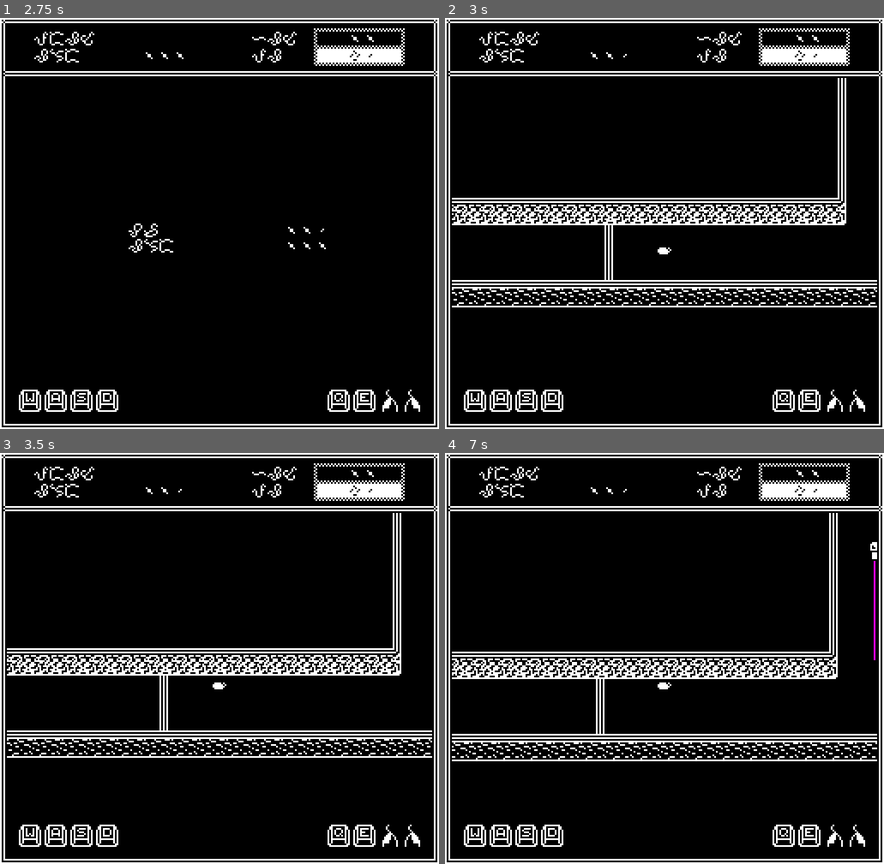
Above: before the commit, frames 1-4 (two rows, left to right).
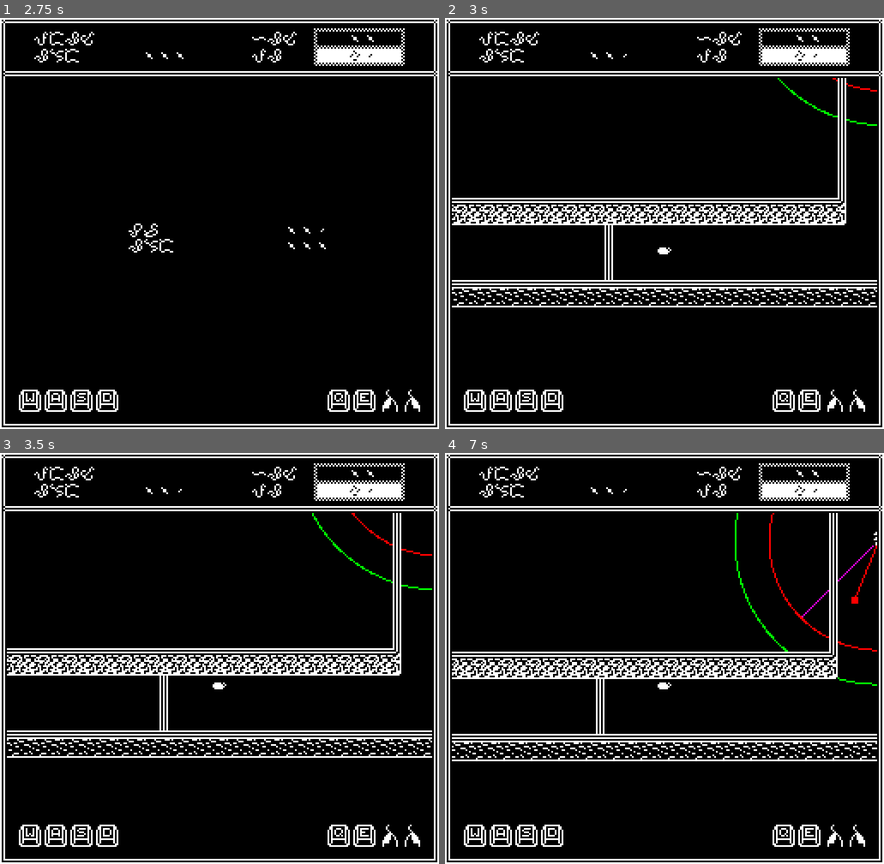
Above: after the commit, the same moments.

Repository: youknowedo/parasito
Game: Godot game, scene res://scenes/Master.tscn
Two runs of this game, one before a commit and one after it. Both use one fixed random seed, a clock stepped at 60 frames per second and the inputs below.
Inputs (mouse positions are in pixels of both pictures, inside the frame that each line leads up to):
- Up to frame 1 (2.75 s): tap Enter at 0.5, 2 s; move the mouse to (316, 202) at 0.52 s; hold D (move_right) 0.53-1.28 s; click (316, 202) at 0.6 s; tap Space at 1.25 s; move the mouse to (131, 244) at 1.27 s; hold S (move_down) 1.28-2.03 s; right-click (131, 244) at 1.35 s; move the mouse to (263, 133) at 2.02 s; hold D (move_right) from 2.03 s (still down); hold E (tertiary_action) from 2.03 s (still down)
- Up to frame 2 (3 s): tap Space at 2.75 s; move the mouse to (642, 305) at 2.77 s; release D (move_right) at 2.78 s; release E (tertiary_action) at 2.78 s; hold W (move_up) from 2.78 s (still down); click (642, 305) at 2.85 s
- Up to frame 3 (3.5 s): keep holding W (move_up)
- Up to frame 4 (7 s): move the mouse to (796, 720) at 3.52 s; release W (move_up) at 3.53 s; hold A (move_left) 3.53-5.03 s; right-click (796, 720) at 3.6 s; move the mouse to (532, 596) at 4.27 s; tap E (tertiary_action) at 4.35 s; move the mouse to (686, 658) at 5.02 s; hold S (move_down) 5.03-5.78 s; click (686, 658) at 5.1 s; move the mouse to (598, 555) at 5.77 s; hold D (move_right) 5.78-6.53 s; right-click (598, 555) at 5.85 s; move the mouse to (761, 637) at 6.52 s; hold W (move_up) from 6.53 s (still down); hold E (tertiary_action) from 6.53 s (still down)

Frame 1 is identical in both runs. In frame 2, 0.1% of the frame differs, in the area x 75-99%, y 14-27%; in frame 3, 0.2%; in frame 4, 0.6%, in the area x 66-99%, y 14-57%.

Commit message:
NavAgents

Diff:
--- a/scenes/objects/Grunt.tscn
+++ b/scenes/objects/Grunt.tscn
@@ -996,7 +996,7 @@
 
 [sub_resource type="CircleShape2D" id="CircleShape2D_mjcda"]
 
-[node name="Grunt" type="CharacterBody2D" node_paths=PackedStringArray("text", "slash_sprite", "raycast", "raycast2", "collider_count", "vision_area", "vision_area_collider", "attack_range_area", "attack_range_area_collider", "state_machine") groups=["entity", "host"]]
+[node name="Grunt" type="CharacterBody2D" node_paths=PackedStringArray("text", "slash_sprite", "raycast", "raycast2", "navigation_agent", "collider_count", "vision_area", "vision_area_collider", "attack_range_area", "attack_range_area_collider", "state_machine") groups=["entity", "host"]]
 collision_layer = 4
 collision_mask = 5
 script = ExtResource("1_qbgcj")
@@ -1004,6 +1004,7 @@
 slash_sprite = NodePath("Slash")
 raycast = NodePath("RayCast2D")
 raycast2 = NodePath("RayCast2D2")
+navigation_agent = NodePath("NavigationAgent2D")
 collider_count = NodePath("CollisionShape2D/StaticRange")
 vision_area = NodePath("VisionRange")
 vision_area_collider = NodePath("VisionRange/CollisionShape2D")
@@ -1033,6 +1034,9 @@
 &"": SubResource("AnimationLibrary_dyjh3")
 }
 
+[node name="NavigationAgent2D" type="NavigationAgent2D" parent="."]
+debug_enabled = true
+
 [node name="CollisionShape2D" type="CollisionShape2D" parent="."]
 position = Vector2(-3, 1)
 shape = SubResource("RectangleShape2D_gs4fm")
--- a/scenes/objects/Shooter.tscn
+++ b/scenes/objects/Shooter.tscn
@@ -298,13 +298,14 @@
 [sub_resource type="CircleShape2D" id="CircleShape2D_mjcda"]
 radius = 64.0
 
-[node name="Shooter" type="CharacterBody2D" node_paths=PackedStringArray("text", "raycast", "raycast2", "collider_count", "vision_area", "vision_area_collider", "attack_range_area", "attack_range_area_collider", "state_machine") groups=["entity", "host"]]
+[node name="Shooter" type="CharacterBody2D" node_paths=PackedStringArray("text", "raycast", "raycast2", "navigation_agent", "collider_count", "vision_area", "vision_area_collider", "attack_range_area", "attack_range_area_collider", "state_machine") groups=["entity", "host"]]
 collision_layer = 4
 collision_mask = 5
 script = ExtResource("1_5c6ca")
 text = NodePath("RichTextLabel")
 raycast = NodePath("RayCast2D")
 raycast2 = NodePath("RayCast2D2")
+navigation_agent = NodePath("NavigationAgent2D")
 collider_count = NodePath("StaticRange")
 vision_area = NodePath("VisionRange")
 vision_area_collider = NodePath("VisionRange/CollisionShape2D")
@@ -325,6 +326,9 @@
 &"": SubResource("AnimationLibrary_dyjh3")
 }
 
+[node name="NavigationAgent2D" type="NavigationAgent2D" parent="."]
+debug_enabled = true
+
 [node name="CollisionShape2D" type="CollisionShape2D" parent="."]
 position = Vector2(-6, 0.5)
 shape = SubResource("RectangleShape2D_gs4fm")
--- a/scenes/rooms/Cave1.tscn
+++ b/scenes/rooms/Cave1.tscn
@@ -1,13 +1,20 @@
-[gd_scene load_steps=3 format=4 uid="uid://dtfc8yl5uikn1"]
+[gd_scene load_steps=4 format=4 uid="uid://dtfc8yl5uikn1"]
 
 [ext_resource type="TileSet" uid="uid://tuw6rbxhuq2g" path="res://tilesets/Cave.tres" id="1_7ain1"]
 [ext_resource type="Script" uid="uid://da87kel7wco1r" path="res://scripts/Room.gd" id="1_ten8j"]
 
-[node name="Cave1" type="Node2D" node_paths=PackedStringArray("exit_point", "player_spawn_point", "spawn_points")]
+[sub_resource type="NavigationPolygon" id="NavigationPolygon_kyccw"]
+vertices = PackedVector2Array(112, 76, -112, 76, -112, -76, 112, -76)
+polygons = Array[PackedInt32Array]([PackedInt32Array(0, 1, 2, 3)])
+outlines = Array[PackedVector2Array]([PackedVector2Array(-116, -80, -116, 80, 116, 80, 116, -80)])
+agent_radius = 6.0
+
+[node name="Cave1" type="Node2D" node_paths=PackedStringArray("exit_point", "player_spawn_point", "spawn_points", "navigation_region")]
 script = ExtResource("1_ten8j")
 exit_point = NodePath("ExitPoint")
 player_spawn_point = NodePath("PlayerSpawnPoint")
 spawn_points = [NodePath("SpawnPoint1"), NodePath("SpawnPoint2")]
+navigation_region = NodePath("NavigationRegion2D")
 
 [node name="TileMapLayer" type="TileMapLayer" parent="."]
 tile_map_data = PackedByteArray("AAALAAcAAgABAAEAAAALAAYAAgABAAEAAAALAAUAAgABAAEAAAALAAQAAgABAAEAAAALAAMAAgABAAEAAAALAA …(22272 unchanged characters)…
@@ -24,3 +31,6 @@
 
 [node name="ExitPoint" type="Node2D" parent="."]
 position = Vector2(132, 1)
+
+[node name="NavigationRegion2D" type="NavigationRegion2D" parent="."]
+navigation_polygon = SubResource("NavigationPolygon_kyccw")
--- a/scenes/rooms/Cave2.tscn
+++ b/scenes/rooms/Cave2.tscn
@@ -4,16 +4,17 @@
 [ext_resource type="TileSet" uid="uid://tuw6rbxhuq2g" path="res://tilesets/Cave.tres" id="2_vfwsg"]
 
 [sub_resource type="NavigationPolygon" id="NavigationPolygon_i1mwm"]
-vertices = PackedVector2Array(60, -40, 108, -40, 108, 40, 76, 40, -77, 24, -29, -8, 76, 72, -77, 72, -109, 24, -109, -56, -84, -8, -84, -56, -29, -72, 60, -72)
-polygons = Array[PackedInt32Array]([PackedInt32Array(0, 1, 2, 3, 4, 5), PackedInt32Array(3, 6, 7, 4), PackedInt32Array(4, 8, 9, 10), PackedInt32Array(9, 11, 10), PackedInt32Array(4, 10, 5), PackedInt32Array(0, 5, 12, 13)])
+vertices = PackedVector2Array(-32.7031, -11.7031, 63.7031, -43.7031, 111.703, -43.7031, 111.703, 43.7031, 79.7031, 43.7031, -32.7031, -68.2969, 63.7031, -75.7031, -80.7031, -75.7031, -80.2969, -68.2969, -80.7031, -59.7031, -80.2969, -11.7031, 79.7031, 75.7031, -80.7031, 75.7031, -80.7031, 27.7031, -112.703, 27.7031, -112.703, -59.7031)
+polygons = Array[PackedInt32Array]([PackedInt32Array(0, 1, 2, 3, 4), PackedInt32Array(1, 0, 5, 6), PackedInt32Array(7, 6, 5, 8), PackedInt32Array(9, 7, 8, 10), PackedInt32Array(0, 4, 11, 12, 13, 10), PackedInt32Array(10, 13, 14, 15, 9)])
 outlines = Array[PackedVector2Array]([PackedVector2Array(-117, -64, -117, 32, -85, 32, -85, 80, 84, 80, 84, 48, 116, 48, 116, -48, 68, -48, 68, -80, -85, -80, -85, -64), PackedVector2Array(-76, -64, -37, -64, -37, -16, -76, -16)])
-agent_radius = 8.0
+agent_radius = 4.3
 
-[node name="Cave1" type="Node2D" node_paths=PackedStringArray("exit_point", "player_spawn_point", "spawn_points")]
+[node name="Cave1" type="Node2D" node_paths=PackedStringArray("exit_point", "player_spawn_point", "spawn_points", "navigation_region")]
 script = ExtResource("1_0bxdv")
 exit_point = NodePath("ExitPoint")
 player_spawn_point = NodePath("PlayerSpawnPoint")
 spawn_points = [NodePath("SpawnPoint1")]
+navigation_region = NodePath("NavigationRegion2D")
 
 [node name="TileMapLayer" type="TileMapLayer" parent="."]
 tile_map_data = PackedByteArray("AAALAAcAAgABAAEAAAALAAYAAgABAAEAAAALAAUAAgABAAEAAAALAAQAAgABAAEAAAALAAMAAgABAAEAAAALAA …(35776 unchanged characters)…
@@ -30,11 +31,3 @@
 
 [node name="NavigationRegion2D" type="NavigationRegion2D" parent="."]
 navigation_polygon = SubResource("NavigationPolygon_i1mwm")
-
-[node name="NavigationLink2D" type="NavigationLink2D" parent="."]
-start_position = Vector2(-84, -56)
-end_position = Vector2(-77, -72)
-
-[node name="NavigationLink2D2" type="NavigationLink2D" parent="."]
-start_position = Vector2(-77, -72)
-end_position = Vector2(-29, -72)
--- a/scenes/rooms/On1.tscn
+++ b/scenes/rooms/On1.tscn
@@ -1,13 +1,20 @@
-[gd_scene load_steps=3 format=4 uid="uid://c25jb7w7i5ofp"]
+[gd_scene load_steps=4 format=4 uid="uid://c25jb7w7i5ofp"]
 
 [ext_resource type="Script" uid="uid://da87kel7wco1r" path="res://scripts/Room.gd" id="1_aljh6"]
 [ext_resource type="TileSet" uid="uid://tuw6rbxhuq2g" path="res://tilesets/Cave.tres" id="2_yto21"]
 
-[node name="Cave1" type="Node2D" node_paths=PackedStringArray("exit_point", "player_spawn_point", "spawn_points")]
+[sub_resource type="NavigationPolygon" id="NavigationPolygon_aljh6"]
+vertices = PackedVector2Array(-16, 12, -144, 12, -144, -12, -48, -12, -16, -172, -48, -172)
+polygons = Array[PackedInt32Array]([PackedInt32Array(0, 1, 2, 3), PackedInt32Array(4, 0, 3, 5)])
+outlines = Array[PackedVector2Array]([PackedVector2Array(-148, -16, -148, 16, -12, 16, -12, -176, -52, -176, -52, -16)])
+agent_radius = 4.0
+
+[node name="Cave1" type="Node2D" node_paths=PackedStringArray("exit_point", "player_spawn_point", "spawn_points", "navigation_region")]
 script = ExtResource("1_aljh6")
 exit_point = NodePath("ExitPoint")
 player_spawn_point = NodePath("PlayerSpawnPoint")
 spawn_points = [NodePath("SpawnPoint1")]
+navigation_region = NodePath("NavigationRegion2D")
 
 [node name="TileMapLayer" type="TileMapLayer" parent="."]
 tile_map_data = PackedByteArray("AAALAAcAAgABAAEAAAALAAYAAgABAAEAAAALAAUAAgABAAEAAAALAAQAAgABAAEAAAALAAMAAgABAAEAAAALAA …(41520 unchanged characters)…
@@ -20,3 +27,8 @@
 position = Vector2(-32, -160)
 
 [node name="ExitPoint" type="Node2D" parent="."]
+
+[node name="NavigationRegion2D" type="NavigationRegion2D" parent="."]
+navigation_polygon = SubResource("NavigationPolygon_aljh6")
+
+[node name="Node2D" type="Node2D" parent="."]
--- a/scripts/Entity.gd
+++ b/scripts/Entity.gd
@@ -4,10 +4,12 @@
 signal health_changed(new_health: int, old_health: int)
 signal health_set(health: int, max_health: int)
 
+@export var master: Master
 @export var state_machine: StateMachine
 @export var speed = 500.00
 @export var max_health = 100
 @export var health = 100
+
 
 var actual_position: Vector2
 var attack_direction: Vector2
--- a/scripts/Master.gd
+++ b/scripts/Master.gd
@@ -16,6 +16,8 @@
 var current_room_index = -1
 var current_room: Room
 var current_level = 0
+
+var navigation_region: NavigationRegion2D
 
 func _ready() -> void:
 	title_rect.visible = true
@@ -61,6 +63,8 @@
 	current_room = regions[current_region_index].rooms[current_room_index].instantiate()
 	current_room.position = Vector2.ZERO
 
+	navigation_region = current_room.navigation_region
+
 	enter_door.position = current_room.player_spawn_point.position
 	enter_door.position.x -= 32
 
@@ -75,7 +79,8 @@
 	add_child(current_room)
 
 	for spawn_point in current_room.spawn_points:
-		var enemy = current_room.enemies[randi() % current_room.enemies.size()].instantiate()
+		var enemy: Hostile = current_room.enemies[randi() % current_room.enemies.size()].instantiate()
+		enemy.master = self
 		enemy.position = spawn_point.position
 		hostiles_parent.add_child(enemy)
 
--- a/scripts/Room.gd
+++ b/scripts/Room.gd
@@ -5,5 +5,6 @@
 @export var exit_point: Node2D = null
 @export var player_spawn_point: Node2D = null
 @export var spawn_points: Array[Node2D] = []
+@export var navigation_region: NavigationRegion2D = null
 
 var enemies: Array[PackedScene] = []
--- a/scripts/entities/Hostile.gd
+++ b/scripts/entities/Hostile.gd
@@ -3,29 +3,35 @@
 
 @export var raycast: RayCast2D
 @export var raycast2: RayCast2D
+@export var navigation_agent: NavigationAgent2D
 @export var collider_count: ColliderCount
 @export var vision_area: Area2D
 @export var vision_area_collider: CollisionShape2D
 @export var attack_range_area: Area2D
 @export var attack_range_area_collider: CollisionShape2D
 @export var attack_wait_time = 1.0
+@export var recalculate_path_wait_time: float = 0.5
 
 @onready var attack_timer = attack_wait_time
 
+var target_last_known_position: Vector2 = Vector2.ZERO
 var in_attack_range = false
 var attack_target: Entity = null
 var raycast_collision_point = Vector2.ZERO
 
 func _draw():
-	# draw_circle(Vector2.ZERO, vision_area_collider.shape.radius, Color(0, 1, 0), false, 1)
-	# draw_circle(attack_range_area.position, attack_range_area_collider.shape.radius, Color(1, 0, 0), false, 1)
-	# draw_line(Vector2.ZERO, raycast_collision_point, Color(0, 0, 1))
+	draw_circle(Vector2.ZERO, vision_area_collider.shape.radius, Color(0, 1, 0), false, 1)
+	draw_circle(attack_range_area.position, attack_range_area_collider.shape.radius, Color(1, 0, 0), false, 1)
+	draw_line(Vector2.ZERO, raycast_collision_point, Color(0, 0, 1))
 	_on_draw()
 
 func _on_draw():
 	pass
 
 func _ready():
+	navigation_agent.path_desired_distance = 4
+	navigation_agent.target_desired_distance = 4
+
 	vision_area = vision_area if vision_area else get_node("VisionRange")
 	vision_area_collider = vision_area_collider if vision_area_collider else vision_area.get_node("VisionRange/CollisionShape2D")
 	attack_range_area = attack_range_area if attack_range_area else get_node("AttackRange")
--- a/scripts/entities/Player.gd
+++ b/scripts/entities/Player.gd
@@ -4,7 +4,6 @@
 signal player_health_set(health: int, max_health: int, host_health: int, max_host_health: int)
 signal died()
 
-@export var master: Master
 @export var passive_damage_timer_duration = 1.0
 @onready var passive_damage_timer = passive_damage_timer_duration
 
--- a/scripts/state_machines/states/host/ChasingState.gd
+++ b/scripts/state_machines/states/host/ChasingState.gd
@@ -1,10 +1,14 @@
 extends HostState
+
+var recalculate_path_timer: float = 0.0
 
 func enter(_previous: String, _data: Dictionary = {}):
 	state_machine.animation_player.stop()
 	state_machine.animation_player.play("Moving")
 
-func physics_update(_delta: float):
+	recalculate_path_timer = host.recalculate_path_wait_time
+
+func update(_delta: float):
 	if host.attack_target == null:
 		finished.emit(ROAMING)
 		return
@@ -12,29 +16,41 @@
 		finished.emit(P_IDLE)
 		return
 
-	# Check if has line of sight
 	host.raycast.target_position = host.to_local(host.attack_target.global_position)
 	if host.raycast.is_colliding():
 		var collider = host.raycast.get_collider()
 		host.raycast_collision_point = host.to_local(host.raycast.get_collision_point())
-		if collider != host.attack_target:
-			finished.emit(ROAMING)
+		if collider == host.attack_target:
+			host.target_last_known_position = host.attack_target.global_position
 
-	# Check if in attack range
-	if host.in_attack_range:
-		finished.emit(ATTACKING)
+			if host.in_attack_range:
+				finished.emit(ATTACKING)
+				return
+
+	if recalculate_path_timer > 0.0:
+		recalculate_path_timer -= _delta
+	else:
+		recalculate_path_timer = host.recalculate_path_wait_time
+		host.navigation_agent.target_position = host.target_last_known_position
+
+func physics_update(_delta: float):
+	if host.navigation_agent.is_navigation_finished() && host.global_position.distance_to(host.target_last_known_position) < host.navigation_agent.path_desired_distance:
+		finished.emit(ROAMING)
+		host.target_last_known_position = Vector2.ZERO
 		return
 
-	var angle = (host.attack_target.global_position - host.attack_range_area_collider.global_position).angle()
+	var next_position = host.navigation_agent.get_next_path_position()
+
+	var direction = host.global_position.direction_to(next_position) * host.speed * _delta
+	var angle = atan2(direction.y, direction.x)
 	var rounded_angle = (PI / 4) * round(angle / (PI / 4))
-	host.attack_direction = Vector2(cos(rounded_angle), sin(rounded_angle))
+	host.velocity = Vector2(cos(rounded_angle), sin(rounded_angle)) * host.speed * _delta
 
-	if cos(rounded_angle) > 0:
+	if cos(angle) > 0:
 		state_machine.sprite.flip_h = false
 	else:
 		state_machine.sprite.flip_h = true
 
-	host.velocity = host.attack_direction * host.speed * _delta
 	if host.collider_count.count == 0:
 		host.move_and_slide()
 
--- a/scripts/state_machines/states/host/RoamingState.gd
+++ b/scripts/state_machines/states/host/RoamingState.gd
@@ -2,15 +2,24 @@
 
 @export var roaming_radius = 32
 
-var target = random_inside_unit_circle() * roaming_radius
+var target = Vector2.ZERO
+var recalculate_path_timer: float = 0.0
 
 func enter(_previous: String, _data: Dictionary = {}):
 	state_machine.animation_player.stop()
 	state_machine.animation_player.play("Moving")
 
+	recalculate_path_timer = host.recalculate_path_wait_time
+	target = NavigationServer2D.region_get_random_point(host.master.navigation_region.get_rid(), 1, false)
+
 func update(_delta: float):
 	if host.occupier:
 		finished.emit(P_IDLE)
+		return
+
+	if host.target_last_known_position != Vector2.ZERO && host.global_position.distance_to(host.target_last_known_position) < host.navigation_agent.path_desired_distance:
+		host.navigation_agent.target_position = host.target_last_known_position
+		finished.emit(CHASING)
 		return
 
 	if host.attack_target:
@@ -24,27 +33,32 @@
 				finished.emit(CHASING)
 				return
 
-	var direction = target - owner.global_position
-	if direction.length() < 10:
-		target = random_inside_unit_circle() * roaming_radius
-		return
+	if recalculate_path_timer > 0.0:
+		recalculate_path_timer -= _delta
+	else:
+		recalculate_path_timer = host.recalculate_path_wait_time
+		host.navigation_agent.target_position = target
+
+func physics_update(_delta: float):
+	print(host.position.distance_to(target))
+	print(target)
+	print(host.position)
+	if target == Vector2.ZERO || (host.navigation_agent.is_navigation_finished() && host.position.distance_to(target) < 12):
+		target = NavigationServer2D.region_get_random_point(host.master.navigation_region.get_rid(), 1, false)
+		host.navigation_agent.target_position = target
+
+	var next_position = host.navigation_agent.get_next_path_position()
+
+	var direction = host.global_position.direction_to(next_position) * host.speed * _delta
 	var angle = atan2(direction.y, direction.x)
 	var rounded_angle = (PI / 4) * round(angle / (PI / 4))
-	direction = Vector2(cos(rounded_angle), sin(rounded_angle))
-
-	host.raycast2.target_position = direction * 24
-	if host.raycast2.is_colliding():
-		var collider = host.raycast2.get_collider()
-		if collider != owner:
-			target = random_inside_unit_circle() * roaming_radius
-			return
+	host.velocity = Vector2(cos(rounded_angle), sin(rounded_angle)) * host.speed * _delta
 
 	if cos(angle) > 0:
 		state_machine.sprite.flip_h = false
 	else:
 		state_machine.sprite.flip_h = true
 
-	host.velocity = direction.normalized() * host.speed * _delta
 	if host.collider_count.count == 0:
 		host.move_and_slide()
 
--- a/scripts/state_machines/states/shooter/AttackingState.gd
+++ b/scripts/state_machines/states/shooter/AttackingState.gd
@@ -48,6 +48,7 @@
 		new_projectile.attack_damage = attack_damage
 		new_projectile.velocity = host.attack_direction * projectile_speed
 		new_projectile.origin = host
+		new_projectile.global_position = host.global_position
 		host.add_child(new_projectile)
 		attack_timer = attack_wait_time
 
@@ -56,7 +57,7 @@
 	if host.occupier:
 		return
 
-	host.raycast_collision_point = host.to_local(host.attack_target.global_position)
+	host.raycast.target_position = host.to_local(host.attack_target.global_position)
 	if host.raycast.is_colliding():
 		var collider = host.raycast.get_collider()
 		if collider != host.attack_target:
